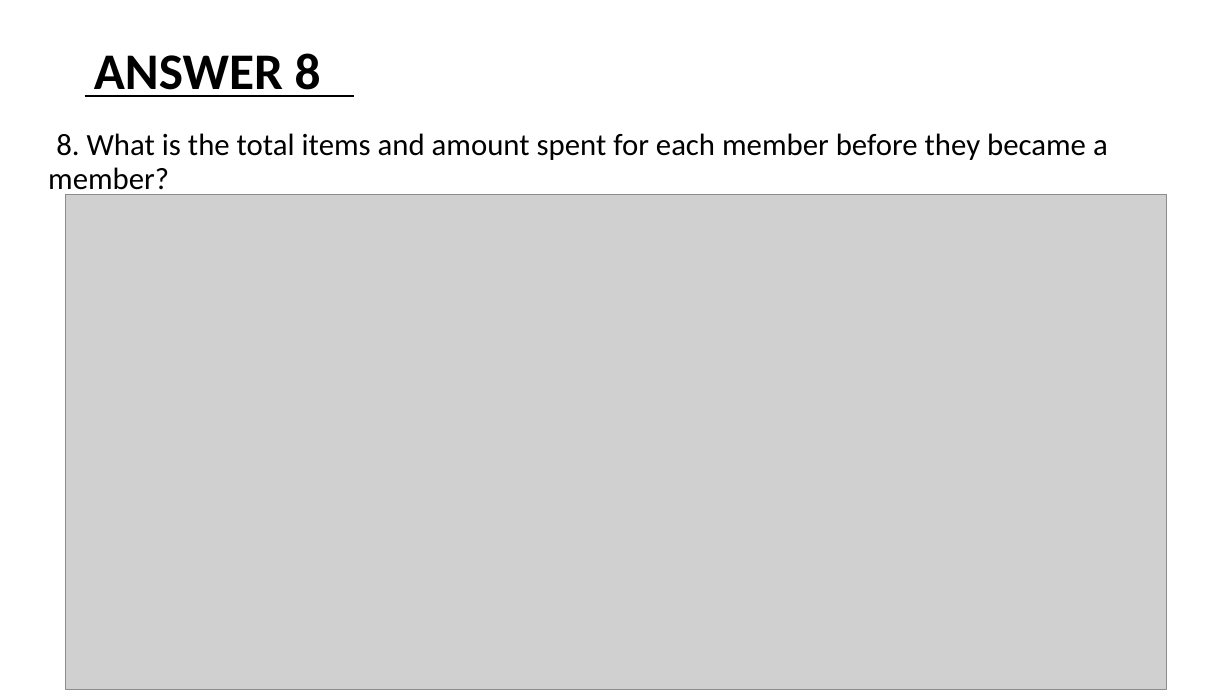
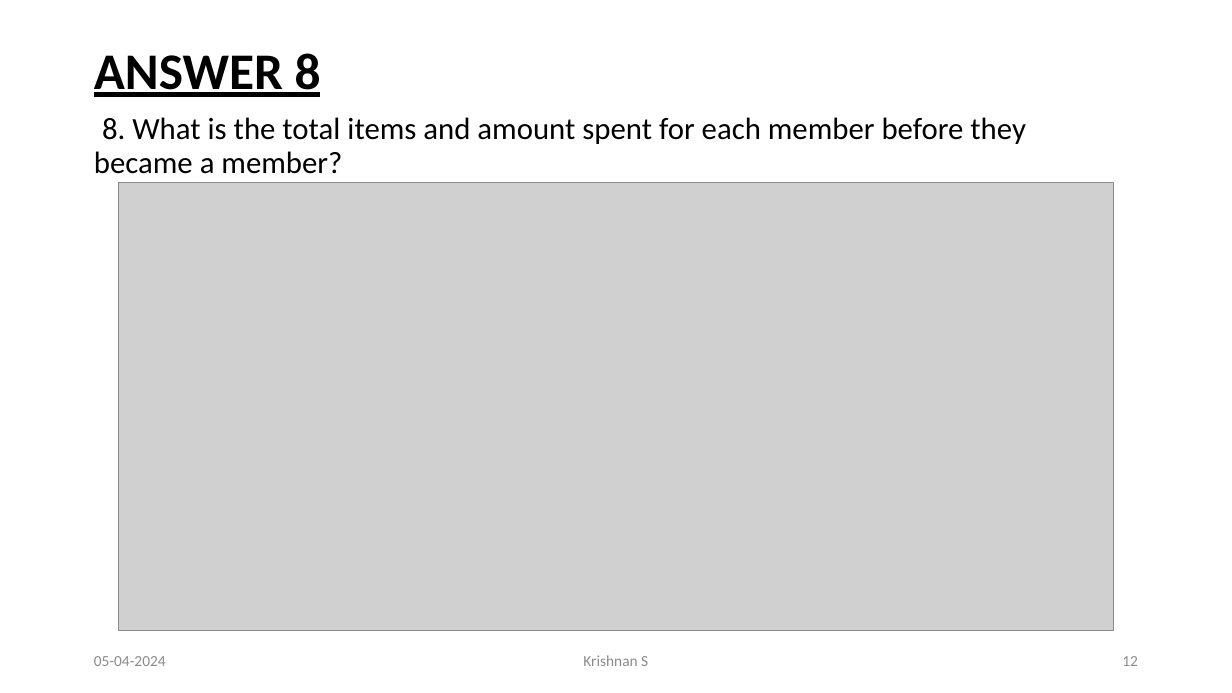
Before and after one commit to Krishnann-s/8-Week-SQL-Challenge, a slide deck: slide 12 of Case Study 1/Case Study 1# Dannys Dinner.pptx. Drawn at 1232x693 pixels with LibreOffice and Linux fonts; fonts in the diff are those of the drawing; grey boxes stand for pictures. Boxes give left, top, right and bottom in pixels: in the first picture for what was removed or moved away, otherwise in the second. Text is boxed around its words. In the diff, an @@ line names an element or a change of style, - is before the commit and + after.

```diff
--- a/Case Study 1/Case Study 1# Dannys Dinner.pptx
+++ b/Case Study 1/Case Study 1# Dannys Dinner.pptx
@@ title "ANSWER 8" at (94,53,321,97): underline on @@
@@ text "8. What is the total ..." rewrapped from (48,133,1108,197) to (94,117,1026,174) @@
@@ line removed from (85, 96) to (354, 96) @@
@@ picture: place and size @@
-picture at (66,194,1167,689)
+picture at (118,183,1114,630)
@@ text added at (94,656,166,666), 12 pt, text #8C8C8C @@
+05-04-2024
@@ text added at (583,655,648,666), 12 pt, text #8C8C8C @@
+Krishnan S
@@ page number added at (1122,656,1138,666), 12 pt, text #8C8C8C @@
+12
```
Also in this commit, not shown: 15 other slides changed, 7 other files.
